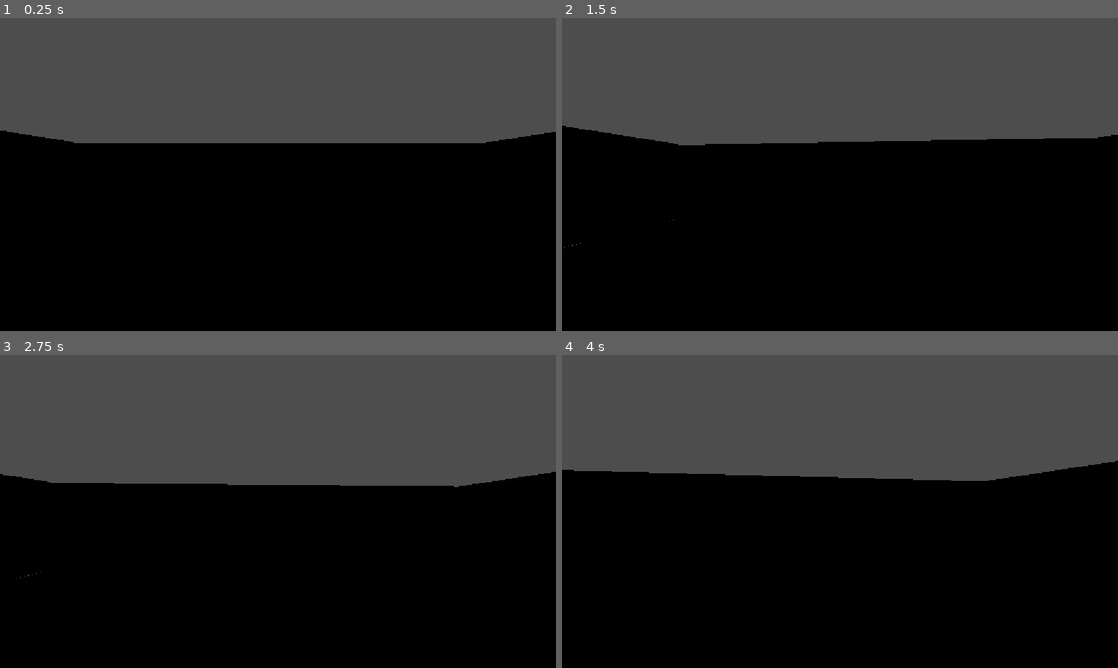
Above: before the commit, frames 1-4 (two rows, left to right).
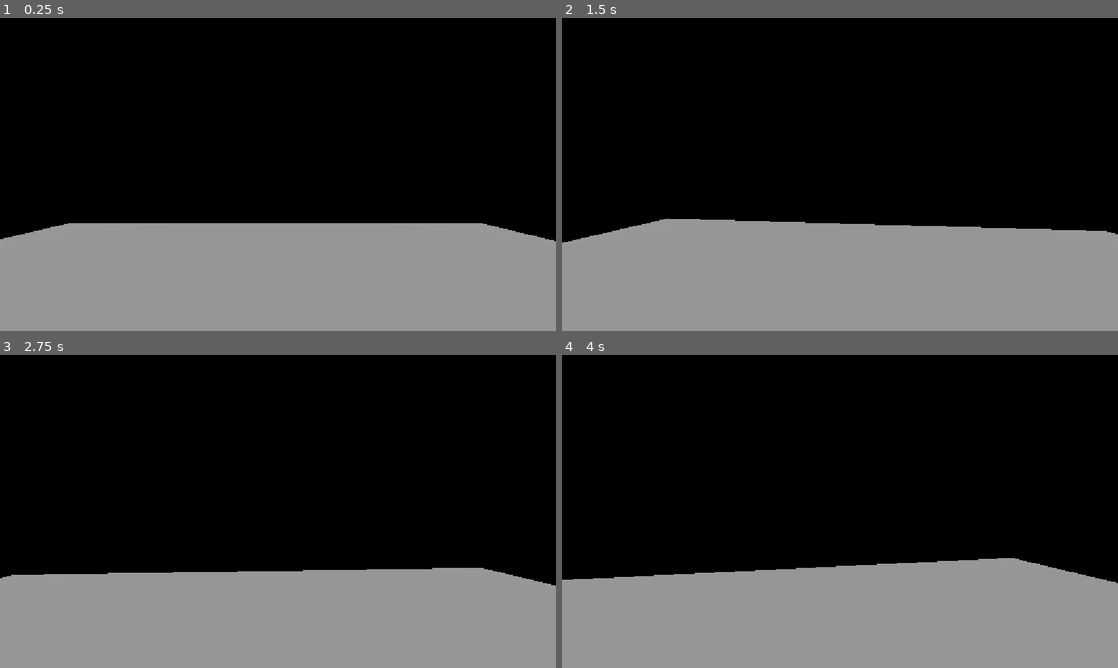
Above: after the commit, the same moments.

Repository: jakefnrr/NightmareBreakout
Game: Godot game, scene res://scenes/level.tscn
Same seed, same stepped clock (60 frames per second), same inputs: the game is played once before the commit and once after it. The project has no main scene, so this scene is started directly.
Inputs (mouse positions are in pixels of both pictures, inside the frame that each line leads up to):
- Up to frame 1 (0.25 s): no input
- Up to frame 2 (1.5 s): tap Enter at 0.5 s; move the mouse to (867, 174) at 0.52 s; hold Up from 0.53 s (still down); tap W (move_foward) at 0.6 s; tap Space at 1.25 s; move the mouse to (812, 174) at 1.27 s; tap E (interact) at 1.35 s
- Up to frame 3 (2.75 s): keep holding Up; tap W (move_foward) at 1.55, 2.1 s; tap Enter at 2 s; move the mouse to (289, 505) at 2.02 s
- Up to frame 4 (4 s): keep holding Up; tap Space at 2.75 s; move the mouse to (834, 517) at 2.77 s; tap F at 2.85 s; tap W (move_foward) at 3.05, 3.8 s; tap Enter at 3.5 s; move the mouse to (878, 514) at 3.52 s; hold Shift from 3.53 s (still down)

The runs differ from the first frame. In frame 1, 73% of the frame differs, in the area x 0-100%, y 0-100%; in frame 2, 72%; in frame 3, 72%; in frame 4, 70%.

Commit message:
update

Diff:
--- a/project.godot
+++ b/project.godot
@@ -36,7 +36,7 @@
 "events": [Object(InputEventKey,"resource_local_to_scene":false,"resource_name":"","device":-1,"window_id":0,"alt_press …(191 unchanged characters)…
 ]
 }
-"move right"={
+move_right={
 "deadzone": 0.2,
 "events": [Object(InputEventKey,"resource_local_to_scene":false,"resource_name":"","device":-1,"window_id":0,"alt_press …(192 unchanged characters)…
 ]
--- a/scenes/level.tscn
+++ b/scenes/level.tscn
@@ -31,6 +31,12 @@
 
 [sub_resource type="BoxShape3D" id="BoxShape3D_2q6dc"]
 size = Vector3(0.5, 4, 20)
+
+[sub_resource type="BoxMesh" id="BoxMesh_x0mgj"]
+size = Vector3(20, 0.5, 20)
+
+[sub_resource type="BoxShape3D" id="BoxShape3D_02bhh"]
+size = Vector3(20, 0.5, 20)
 
 [node name="Level" type="Node3D" unique_id=46466924]
 
@@ -85,3 +91,16 @@
 [node name="CollisionShape3D" type="CollisionShape3D" parent="Wall4" unique_id=1899341806]
 transform = Transform3D(1, 0, 0, 0, 1, 0, 0, 0, 1, -10, 2, 0)
 shape = SubResource("BoxShape3D_2q6dc")
+
+[node name="Roof" type="StaticBody3D" parent="." unique_id=2045782904]
+
+[node name="RoofMesh" type="MeshInstance3D" parent="Roof" unique_id=1056732253]
+transform = Transform3D(1, 0, 0, 0, 1, 0, 0, 0, 1, 0, 4, 0)
+mesh = SubResource("BoxMesh_x0mgj")
+
+[node name="CollisionShape3D" type="CollisionShape3D" parent="Roof" unique_id=1923503118]
+transform = Transform3D(1, 0, 0, 0, 1, 0, 0, 0, 1, 0.63050985, 1.7872427, -0.29804158)
+shape = SubResource("BoxShape3D_02bhh")
+
+[node name="DirectionalLight3D" type="DirectionalLight3D" parent="." unique_id=290811957]
+transform = Transform3D(1, 0, 0, 0, -4.371139e-08, 1, 0, -1, -4.371139e-08, 0, 4, 0)
--- a/scripts/player.gd
+++ b/scripts/player.gd
@@ -33,7 +33,7 @@
 	if not is_on_floor():
 		velocity.y -= gravity * delta
 
-	var input_dir := Input.get_vector("move_left", "move_right", "move_forward", "move_backward")
+	var input_dir := Input.get_vector("move_left", "move_right", "move_foward", "move_backward")
 	var direction := (transform.basis * Vector3(input_dir.x, 0, input_dir.y)).normalized()
 
 	if direction:
